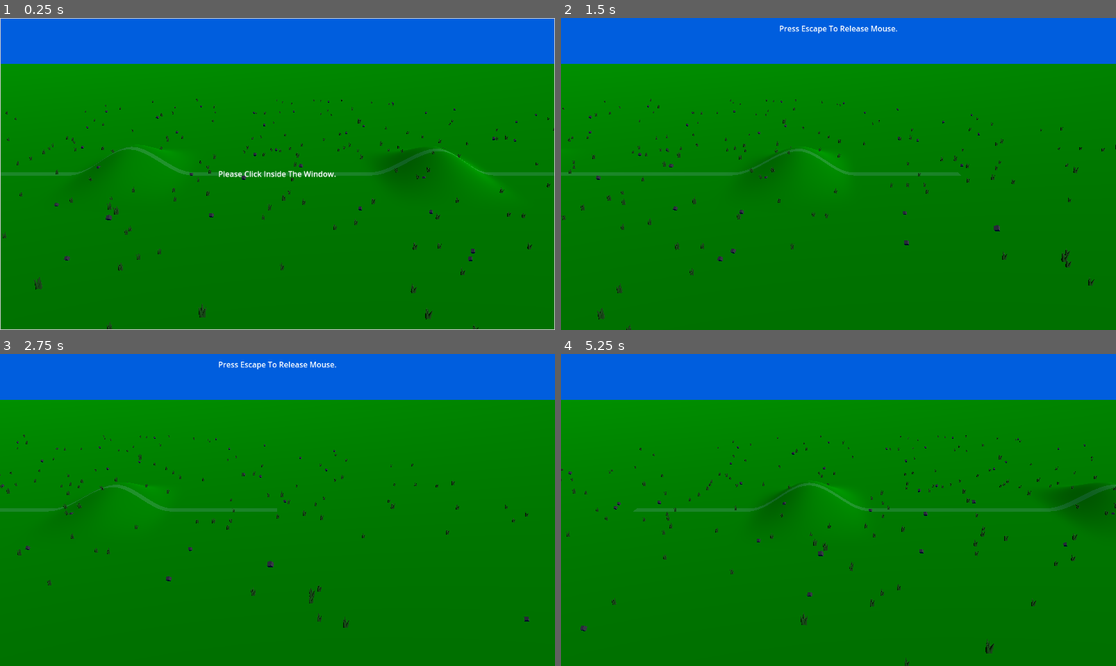
Above: before the commit, frames 1-4 (two rows, left to right).
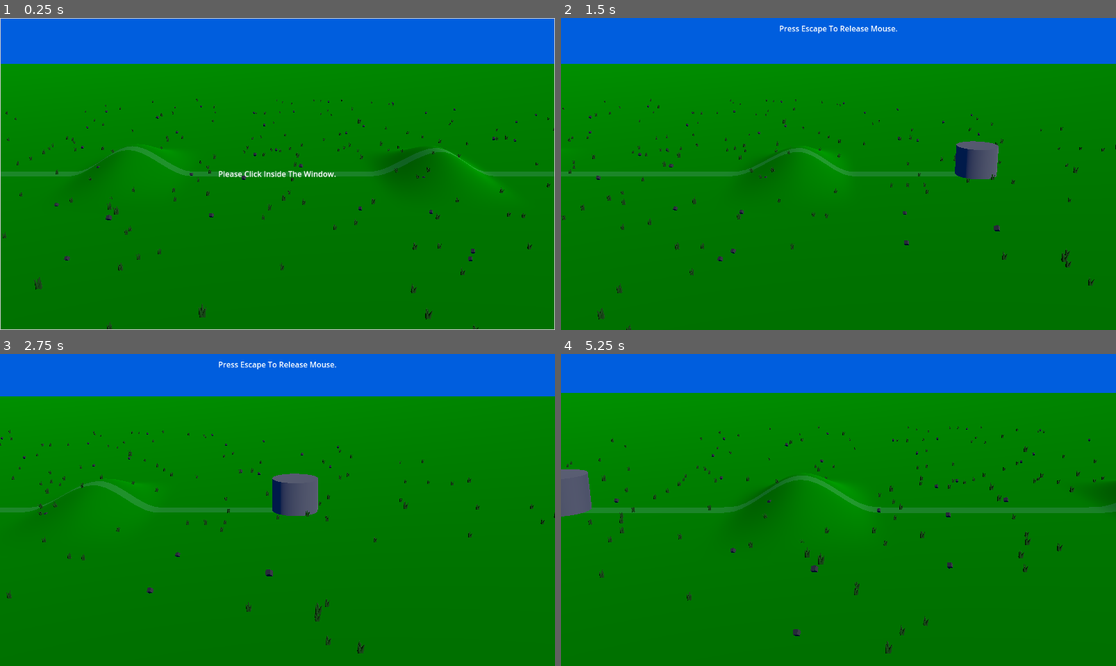
Above: after the commit, the same moments.

Repository: gpergrossi/ludum-dare-55
Game: Godot game, scene res://Scenes/Main.tscn
Same seed, same stepped clock (60 frames per second), same inputs: the game is played once before the commit and once after it. Before the commit the project has no main scene; this scene is started directly in both runs.
Inputs (mouse positions are in pixels of both pictures, inside the frame that each line leads up to):
- Up to frame 1 (0.25 s): no input
- Up to frame 2 (1.5 s): tap Enter (ui_accept) at 0.5, 0.77 s; move the mouse to (960, 158) at 0.52 s; hold Right (move_right) 0.53-1.28 s; tap Mouse wheel up (zoom_in) at 0.6 s; click (960, 158) at 0.67 s; tap Mouse wheel down (zoom_out) at 0.8, 1.35 s; move the mouse to (727, 189) at 1.27 s; hold Down (move_backward) from 1.28 s (still down); click (727, 189) at 1.42 s
- Up to frame 3 (2.75 s): tap Enter (ui_accept) at 1.52, 2 s; tap Mouse wheel up (zoom_in) at 1.55, 2.1 s; move the mouse to (333, 441) at 2.02 s; release Down (move_backward) at 2.03 s; hold Right (move_right) from 2.03 s (still down); click (333, 441) at 2.17 s; tap Mouse wheel down (zoom_out) at 2.3 s
- Up to frame 4 (5.25 s): tap Enter (ui_accept) at 2.75, 3.02, 3.5, 3.77, 4.52 s; move the mouse to (810, 572) at 2.77 s; release Right (move_right) at 2.78 s; hold Up (move_forward) 2.78-3.53 s; tap Mouse wheel down (zoom_out) at 2.85, 3.8, 4.35 s; click (810, 572) at 2.92 s; tap Mouse wheel up (zoom_in) at 3.05, 3.6, 4.55, 5.1 s; move the mouse to (1005, 556) at 3.52 s; hold Left (move_left) 3.53-5.03 s; click (1005, 556) at 3.67 s; move the mouse to (672, 463) at 4.27 s; click (672, 463) at 4.42 s; move the mouse to (866, 510) at 5.02 s; hold Down (move_backward) from 5.03 s (still down); click (866, 510) at 5.17 s

The runs differ from the first frame. In frame 1, 0.4% of the frame differs, in the area x 0-100%, y 40-60%; in frame 2, 1.2%; in frame 3, 3.9%; in frame 4, 6.4%, in the area x 0-100%, y 12-100%.

Commit message:
Adding mouse wheel zoom and "castles"

Diff:
--- a/Code/Scripts/camera_controls.gd
+++ b/Code/Scripts/camera_controls.gd
@@ -5,6 +5,14 @@
 @export var right_edge : Node3D
 
 @onready var mouse_capture_handler := %"UI Container" as MouseCaptureHandler
+@onready var zoom_node := %"Camera Offset" as Node3D
+
+var _initial_zoom_distance : float
+var _current_zoom_distance : float
+
+func _ready():
+	_initial_zoom_distance = zoom_node.position.z
+	_current_zoom_distance = _initial_zoom_distance
 
 
 # Called every frame. 'delta' is the elapsed time since the previous frame.
@@ -19,3 +27,13 @@
 			position.x += scroll_speed * delta
 			if is_instance_valid(right_edge):
 				position.x = minf(position.x, right_edge.position.x)
+
+	if Input.is_action_just_pressed("zoom_in"):
+		_current_zoom_distance -= 10.0
+		_current_zoom_distance = maxf(_current_zoom_distance, 20.0)
+		zoom_node.position.z = _current_zoom_distance
+
+	if Input.is_action_just_pressed("zoom_out"):
+		_current_zoom_distance += 10.0
+		_current_zoom_distance = minf(_current_zoom_distance, _initial_zoom_distance)
+		zoom_node.position.z = _current_zoom_distance
--- a/Code/Scripts/mouse_capture_handler.gd
+++ b/Code/Scripts/mouse_capture_handler.gd
@@ -5,6 +5,7 @@
 var _is_mouse_scrolling_left := false
 var _is_mouse_scrolling_right := false
 var _is_captured := false
+var _is_release_message_shown := false
 
 
 func _process(_delta : float):
@@ -19,6 +20,9 @@
 		_is_mouse_scrolling_left = (pos.x < scroll_margin)
 		_is_mouse_scrolling_right = (pos.x > get_viewport_rect().size.x - scroll_margin)
 
+		if pos.y < scroll_margin and _is_captured:
+			show_mouse_release_message(0.5)
+
 	elif event is InputEventMouse:
 		var mouseEvent := event as InputEventMouse
 		if mouseEvent.is_pressed():
@@ -30,9 +34,7 @@
 	if Input.mouse_mode != Input.MOUSE_MODE_CONFINED:
 		Input.mouse_mode = Input.MOUSE_MODE_CONFINED
 		%"Edit Mouse Capture Message".visible = false
-		%"Press Escape To Release Mouse".visible = true
-		var timer := get_tree().create_timer(2.5)
-		timer.timeout.connect(hide_esc_message)
+		show_mouse_release_message()
 
 
 func release_mouse():
@@ -43,8 +45,17 @@
 		%"Press Escape To Release Mouse".visible = false
 
 
+func show_mouse_release_message(duration := 2.5):
+	if not _is_release_message_shown:
+		_is_release_message_shown = true
+		%"Press Escape To Release Mouse".visible = true
+		var timer := get_tree().create_timer(duration)
+		timer.timeout.connect(hide_esc_message)
+
+
 func hide_esc_message():
 	%"Press Escape To Release Mouse".visible = false
+	_is_release_message_shown = false
 
 
 func is_mouse_in_left_margin() -> bool:
--- a/Scenes/Main.tscn
+++ b/Scenes/Main.tscn
@@ -43,6 +43,15 @@
 border_width_right = 2
 border_width_bottom = 2
 
+[sub_resource type="StandardMaterial3D" id="StandardMaterial3D_auxty"]
+albedo_color = Color(0.337255, 0.337255, 0.337255, 1)
+
+[sub_resource type="CylinderMesh" id="CylinderMesh_cp35v"]
+material = SubResource("StandardMaterial3D_auxty")
+top_radius = 3.5
+bottom_radius = 3.5
+height = 5.0
+
 [node name="Main" type="Node3D"]
 
 [node name="WorldEnvironment" type="WorldEnvironment" parent="."]
@@ -52,6 +61,7 @@
 transform = Transform3D(0.595713, -0.537511, 0.596832, 0.1096, 0.790519, 0.602551, -0.795685, -0.293535, 0.529833, 0, 27.1219, 0)
 
 [node name="TerrainGen" parent="." instance=ExtResource("1_ho15n")]
+lane_depth = 3
 foreground_depth = 20
 background_depth = 20
 
@@ -978,27 +988,11 @@
 [node name="@Node3D@422750" parent="StuffSpreader/SpawnParent" index="299" instance=ExtResource("3_furxe")]
 transform = Transform3D(1.99007, 0, 0.199029, 0, 2, 0, -0.199029, 0, 1.99007, -33.7119, 0.329562, -36.8316)
 
-[node name="LeftSpawn" type="Node3D" parent="."]
+[node name="LeftEdgeMarker" type="Node3D" parent="."]
 transform = Transform3D(1, 0, 0, 0, 1, 0, 0, 0, 1, -55, 0, 0)
 
-[node name="RightSpawn" type="Node3D" parent="."]
+[node name="RightEdgeMarker" type="Node3D" parent="."]
 transform = Transform3D(1, 0, 0, 0, 1, 0, 0, 0, 1, 55, 0, 0)
-
-[node name="ViewPoint" type="Node3D" parent="." node_paths=PackedStringArray("left_edge", "right_edge")]
-script = ExtResource("5_046qu")
-left_edge = NodePath("../LeftSpawn")
-right_edge = NodePath("../RightSpawn")
-
-[node name="Camera Rotate" type="Node3D" parent="ViewPoint"]
-transform = Transform3D(1, 0, 0, 0, 0.965926, 0.258819, 0, -0.258819, 0.965926, 0, 0, 0)
-
-[node name="Camera Offset" type="Node3D" parent="ViewPoint/Camera Rotate"]
-transform = Transform3D(1, 0, 0, 0, 1, 0, 0, 0, 1, 0, 0, 100)
-
-[node name="Camera3D" type="Camera3D" parent="ViewPoint/Camera Rotate/Camera Offset"]
-fov = 30.0
-size = 60.0
-near = 5.0
 
 [node name="CanvasLayer" type="CanvasLayer" parent="."]
 
@@ -1043,4 +1037,35 @@
 horizontal_alignment = 1
 vertical_alignment = 1
 
+[node name="CameraViewPoint" type="Node3D" parent="." node_paths=PackedStringArray("left_edge", "right_edge")]
+script = ExtResource("5_046qu")
+left_edge = NodePath("../LeftEdgeMarker")
+right_edge = NodePath("../RightEdgeMarker")
+
+[node name="Camera Rotate" type="Node3D" parent="CameraViewPoint"]
+transform = Transform3D(1, 0, 0, 0, 0.965926, 0.258819, 0, -0.258819, 0.965926, 0, 0, 0)
+
+[node name="Camera Offset" type="Node3D" parent="CameraViewPoint/Camera Rotate"]
+unique_name_in_owner = true
+transform = Transform3D(1, 0, 0, 0, 1, 0, 0, 0, 1, 0, 0, 100)
+
+[node name="Camera3D" type="Camera3D" parent="CameraViewPoint/Camera Rotate/Camera Offset"]
+fov = 30.0
+size = 60.0
+near = 5.0
+
+[node name="Castle(sortOf)" type="Node3D" parent="."]
+transform = Transform3D(1, 0, 0, 0, 1, 0, 0, 0, 1, -57.6876, 0, 0)
+
+[node name="MeshInstance3D" type="MeshInstance3D" parent="Castle(sortOf)"]
+transform = Transform3D(1, 0, 0, 0, 1, 0, 0, 0, 1, 0, 2.49797, 0)
+mesh = SubResource("CylinderMesh_cp35v")
+
+[node name="Castle(sortOf)2" type="Node3D" parent="."]
+transform = Transform3D(1, 0, 0, 0, 1, 0, 0, 0, 1, 57.7221, 0, 0)
+
+[node name="MeshInstance3D" type="MeshInstance3D" parent="Castle(sortOf)2"]
+transform = Transform3D(1, 0, 0, 0, 1, 0, 0, 0, 1, 0, 2.49797, 0)
+mesh = SubResource("CylinderMesh_cp35v")
+
 [editable path="StuffSpreader"]
--- a/project.godot
+++ b/project.godot
@@ -11,6 +11,7 @@
 [application]
 
 config/name="LudumDare55"
+run/main_scene="res://Scenes/Main.tscn"
 config/features=PackedStringArray("4.2", "GL Compatibility")
 config/icon="res://Assets/Icons/icon.svg"
 
Not shown: 1 places in Scenes/Main.tscn that only renumber resources
